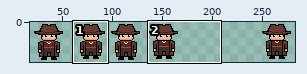
Sprite sheet, stored at Assets/03.ArtWork/Sprite/Player/PlayerIdle.png. Above, an overview of the earlier version with the close-up marked.
Close-up. The starting point:
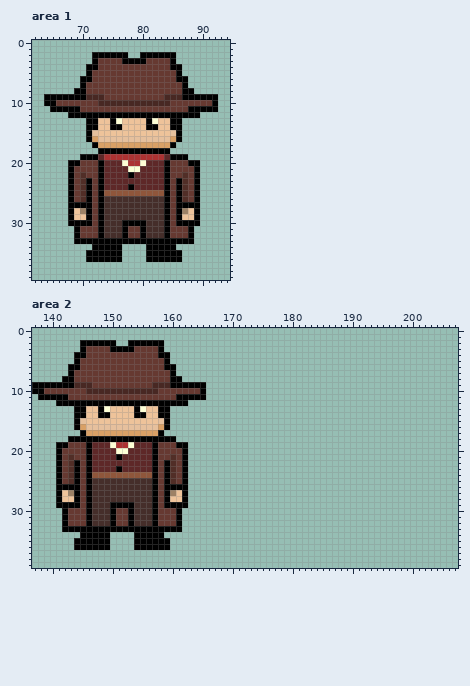
The file is 500x40 pixels. Shown: area 1: x 62..94, y 0..39; area 2: x 137..207, y 0..39. The old version is drawn lined up with the new one. The wide view leaves out empty margins. The commit also changed other parts of the picture, which this record leaves out.
Now the later version:
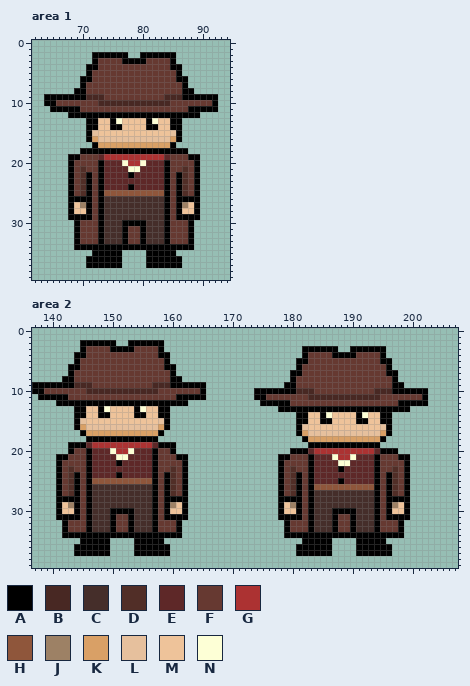
Palette (. is transparent): A #000000  B #482823  C #452e2a  D #512e27  E #5e2828  F #663931  G #ac3232  H #8f563b  J #9d8165  K #d9a066  L #e6c09d  M #eec39a  N #fdffd6
Diff:
drawings rearranged on the sheet (the old picture shows each at its new place)
Changed rows in their new state; - is an unchanged pixel.
Area 1:
first column x 68:
18 --AAA------------AAA--
19 AAFFF------------FFFAA
20 -F------------------F-
21 --D----------------D--
22 ---A--------------A---
first column x 68:
26 -AA----------------AA-
27 -MJ----------------JM-
28 --M----------------M--
29 -AA----------------AA-
30 .-FF--------------FF-.
33 --FFF-CCC-FF-CCC-FFF--
34 -AAA-----AAAA-----AAA-
35 ---.--------------.---
37 ---AAAAAA----AAAAAA---
Area 2:
first column x 141:
 3 -----------------------------------------AAAAAA--AAAAAA-------
 4 -----------------------------------------AFFFFAAAAFFFFA-------
 5 ----------------------------------------AAFFFFFFFFFFFFAA------
 6 ----------------------------------------AFFFFFFFFFFFFFFA------
 7 ---------------------------------------AAFFFFFFFFFFFFFFAA-----
 8 ---------------------------------------AFFFFFFFFFFFFFFFFA-----
 9 --------------------------------------AAFFFFFFFFFFFFFFFFAA----
10 ---------------------------------AAAAAAABBBFFFFFFFFFFBBBAAAAAA
11 ---------------------------------AAFFFFFFFBBBBBBBBBBBBFFFFFFFA
12 ----------------------------------AAAAAFFFFFFFFFFFFFFFFFFAAAAA
13 -------------------------------------AAAAAAAAAAAAAAAAAAAAAA---
14 ----------------------------------------AAMMANMMMMANMMAA------
15 ----------------------------------------AAMMAAMMMMAAMMAA------
16 ----------------------------------------ALMMMMMMMMMMMMLA------
17 ----------------------------------------AKLLLLLLLLLLLLKA------
18 --...------------...---------------------AKKKKKKKKKKKKA-------
19 ..AAAEGGGG--GGGGEAAA..--------------------AAAAAAAAAAAA--------
20 ..A------NGGN------A..-----------------AAAEGGGGGGGGGGEAAA-----
21 -AF-------NN-------FA----------------AAFFFAEEENGGNEEEAFFFAA---
22 --FF------A-------FF-----------------AFFFFAEEEENNEEEEAFFFFA---
23 ---F------E-------F------------------AFDFFAEEEEAEEEEEAFFDFA---
24 ------EEEEAEEEEE---------------------AFDAFAEEEEEEEEEEAFADFA---
25 ------HHHHHHHHHH---------------------AFDAFAEEEEAEEEEEAFADFA---
26 -FD----------------DF----------------AFDAFAHHHHHHHHHHAFADFA---
27 -FD----------------DF----------------AFDAFACCCCCCCCCCAFADFA---
28 -AA----------------AA----------------AAAAFACCCCCCCCCCAFAAAA---
29 -MJ------CCCC------JM----------------AMJAFACCCCCCCCCCAFAJMA---
30 AMMA------AA------AMMA---------------AMMAFACCCAAAACCCAFAMMA---
31 A-AA--------------AA-A---------------AAAAFACCCAFFACCCAFAAAA---
32 --------------------------------------AFFFACCCAFFACCCAFFFA----
33 --FFF-CCC-FF-CCC-FFF------------------AFFFACCCAFFACCCAFFFA----
34 -AAA-----AAAA-----AAA-----------------AAAAAAAAAAAAAAAAAAAA----
35 ---.--------------.----------------------AAAAA----AAAAA-------
36 ----------------------------------------AAAAAA----AAAAAA------
37 ---AAAAAA----AAAAAA---------------------AAAAAA----AAAAAA------
Pixel boxes of the changes (left, top, right, bottom) in both close-ups:
changed: (68, 148, 200, 268)
added: (254, 346, 428, 556)
changed: (56, 436, 188, 556)
